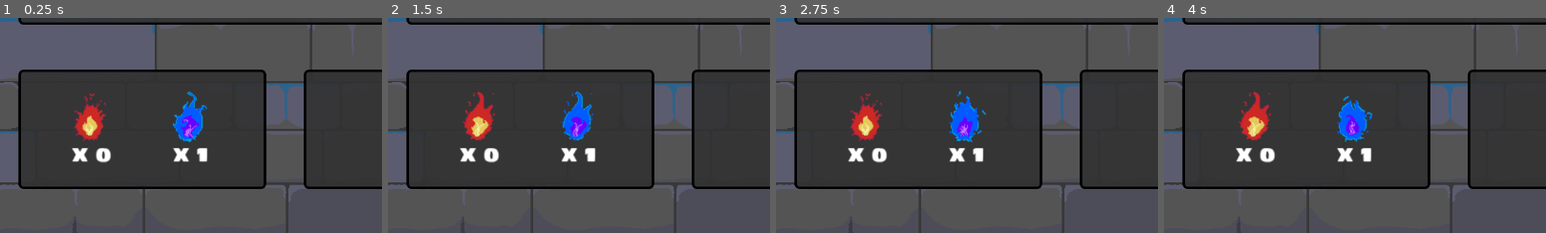
Above: before the commit, frames 1-4 (left to right).
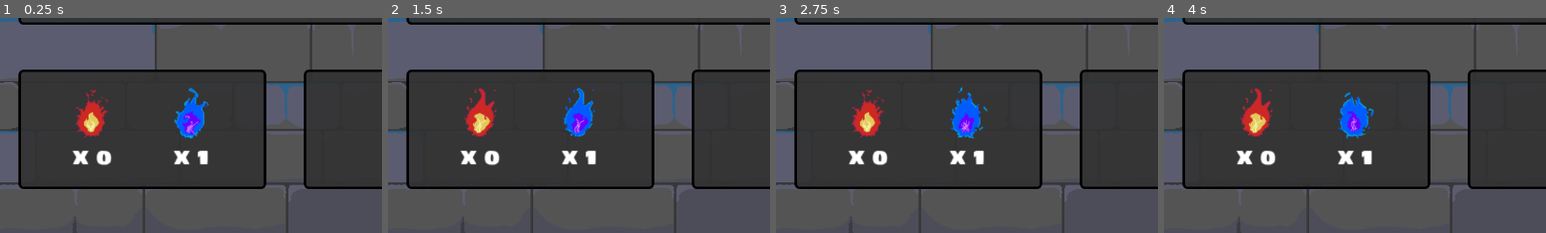
Above: after the commit, the same moments.

Repository: Nono-M/GodotWildJam_83
Game: Godot game, scene res://main.tscn
The game is run twice, just before and just after one commit, with the same random seed, the same clock (stepped at 60 frames per second) and the same inputs.
Inputs (mouse positions are % of the whole screen's width and height, from its top left):
- Up to frame 1 (0.25 s): no input
- Up to frame 2 (1.5 s): click "Reset Round" at 0.5 s; click "Help" at 1.25 s
- Up to frame 3 (2.75 s): move the mouse to (72, 45) at 2.02 s; click (72, 45) at 2.17 s
- Up to frame 4 (4 s): drag from (30, 55) to (11, 25) at 2.77 s; move the mouse to (60, 28) at 3.52 s; click (60, 28) at 3.67 s
The pictures show only the part of the screen within x 0-50%, y 49-99%; the shares and areas given below are measured in that part.

The runs differ from the first frame. In frame 1, 2.5% of the frame differs, in the area x 18-55%, y 32-69%; in frame 2, 2.5%; in frame 3, 2.5%; in frame 4, 2.5%.

Commit message:
Alpha changed on flamebox when dragging + bug fixes

Diff:
--- a/flame.tscn
+++ b/flame.tscn
@@ -13,14 +13,14 @@
 sprite_frames = ExtResource("1_cijvv")
 autoplay = "default"
 frame_progress = 0.276847
-centered = false
 script = ExtResource("1_7igc5")
 
 [node name="Counter" type="Label" parent="."]
 custom_minimum_size = Vector2(50, 0)
-offset_top = 50.0
-offset_right = 50.0
-offset_bottom = 85.0
+offset_left = -26.0
+offset_top = 27.3333
+offset_right = 24.0
+offset_bottom = 69.3333
 text = "x1"
 label_settings = SubResource("LabelSettings_weku2")
 horizontal_alignment = 1
--- a/main.tscn
+++ b/main.tscn
@@ -25,8 +25,8 @@
 offset_right = 1207.0
 offset_bottom = 116.0
 
-[node name="Flames" parent="." instance=ExtResource("2_tgysf")]
-position = Vector2(116, 474)
+[node name="FlamesBox" parent="." instance=ExtResource("2_tgysf")]
+position = Vector2(156, 513)
 
 [node name="MessageBox" type="Label" parent="."]
 offset_left = 543.0
--- a/scripts/flames.gd
+++ b/scripts/flames.gd
@@ -27,6 +27,8 @@
 				_duplicated_flame = duplicate_flame(self)
 				is_dragging = true
 				mouse_offset = get_global_mouse_position() - global_position
+				if _duplicated_flame != null :
+					get_tree().root.get_node("Main/FlamesBox").modulate = Color(1.0, 1.0, 1.0, 0.1)
 		else:
 			if _duplicated_flame != null :
 				var collided_letter = _duplicated_flame.get_node("CollisionDetector").get_overlapping_areas()
@@ -34,24 +36,20 @@
 					"red":
 						if _duplicated_flame.get_node("CollisionDetector").has_overlapping_areas():
 							Global.red_flame(collided_letter[0])
+						get_tree().root.get_node("Main/FlamesBox").modulate = Color(1.0, 1.0, 1.0, 1.0)
 					"blue":
 						if _duplicated_flame.get_node("CollisionDetector").has_overlapping_areas():
 							Global.blue_flame(collided_letter[0], _duplicated_flame.letter_flame)
+						else:
+							get_tree().root.get_node("Main/FlamesBox").modulate = Color(1.0, 1.0, 1.0, 1.0)
 				_duplicated_flame.queue_free()
 			is_dragging = false
 
 
 func duplicate_flame(node:Node) -> Node:
 	var number_flames = node.get_child(0).text.to_int()
-	var letter_lit:bool = false
-	var word_displayer = get_tree().root.get_node("Main/WordDisplayer")
-	for child in word_displayer.get_children():
-		if child.has_node("./BlueFlame"):
-			letter_lit = true
-			break
-	if (number_flames > 0 and not letter_lit) or (letter_lit and node.letter_flame):
+	if (number_flames > 0 and not Global.letter_lit) or (Global.letter_lit and node.letter_flame):
 		var duplicated_flame = node.duplicate()
-
 		for child in duplicated_flame.get_children():
 			child.queue_free()
 		var area2d = Area2D.new()
@@ -63,8 +61,8 @@
 		area2d.add_child(collisionshape2D)
 		area2d.name = "CollisionDetector"
 		duplicated_flame.add_child(area2d)
-		duplicated_flame.position -= node.position
-		add_child(duplicated_flame)
+		duplicated_flame.position = get_global_mouse_position()
+		get_tree().root.get_node("Main").add_child(duplicated_flame)
 		#print(duplicated_flame.letter_flame)
 		return duplicated_flame
 	else:
--- a/scripts/global.gd
+++ b/scripts/global.gd
@@ -6,11 +6,12 @@
 var yellow_counter_label:Node
 var current_round:int = 1
 var rounds_dict:Dictionary
+var letter_lit:bool = false
 
 func _ready() -> void:
-	red_counter_label = get_tree().root.get_node("Main/Flames/RedFlame/Counter")
-	blue_counter_label = get_tree().root.get_node("Main/Flames/BlueFlame/Counter")
-	yellow_counter_label = get_tree().root.get_node("Main/Flames/YellowFlame/Counter")
+	red_counter_label = get_tree().root.get_node("Main/FlamesBox/RedFlame/Counter")
+	blue_counter_label = get_tree().root.get_node("Main/FlamesBox/BlueFlame/Counter")
+	yellow_counter_label = get_tree().root.get_node("Main/FlamesBox/YellowFlame/Counter")
 
 func red_flame(letter):
 	#print(letter.get_parent())
@@ -31,8 +32,9 @@
 	blue_flame_instance.name = "BlueFlame"
 	blue_flame_instance.get_node("Counter").text = "1"
 	blue_flame_instance.get_node("Counter").visible = false
-	blue_flame_instance.position = Vector2(0, -60)
+	blue_flame_instance.position = Vector2(35, -20)
 	letter_to_lit.add_child(blue_flame_instance)
+	letter_lit = true
 
 	#print("blue flame function : %s" % letter_flame)
 	if letter_flame:
@@ -49,6 +51,8 @@
 				word_displayer.move_child(child, pos_A)
 				letter_to_lit.get_node("BlueFlame").queue_free()
 				child.get_node("BlueFlame").queue_free()
+				letter_lit = false
+				get_tree().root.get_node("Main/FlamesBox").modulate = Color(1.0, 1.0, 1.0, 1.0)
 				#print("switch letter : %s" % child.get_node("Label").text)
 
 	if total_flames <= 0 :
@@ -99,6 +103,8 @@
 	clear_word()
 	load_word(Data._key_word)
 	load_flames(Data._red_flames,Data._blue_flames, Data._yellow_flames)
+	get_tree().root.get_node("Main/FlamesBox").modulate = Color(1.0, 1.0, 1.0, 1.0)
+	letter_lit = false
 
 
 func calculate_score():
@@ -129,8 +135,6 @@
 		var result_displayer = get_tree().root.get_node("Main/ResultDisplayer")
 		var new_result = Label.new()
 		new_result.text = final_word
-		var sigmarone_font = load("res://assets/SigmarOne-Regular.ttf")
-		new_result.add_theme_font_override("font", sigmarone_font)
 		new_result.uppercase = true
 		result_displayer.add_child(new_result)
 
